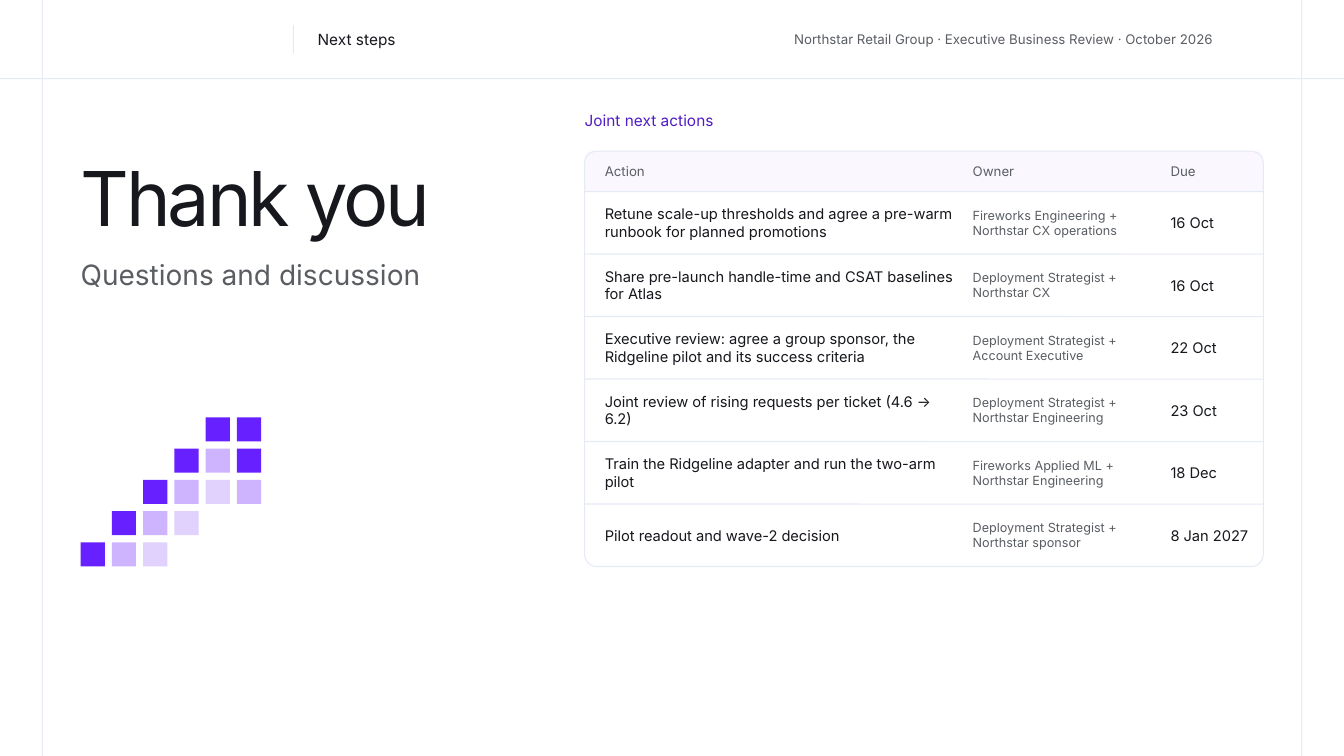
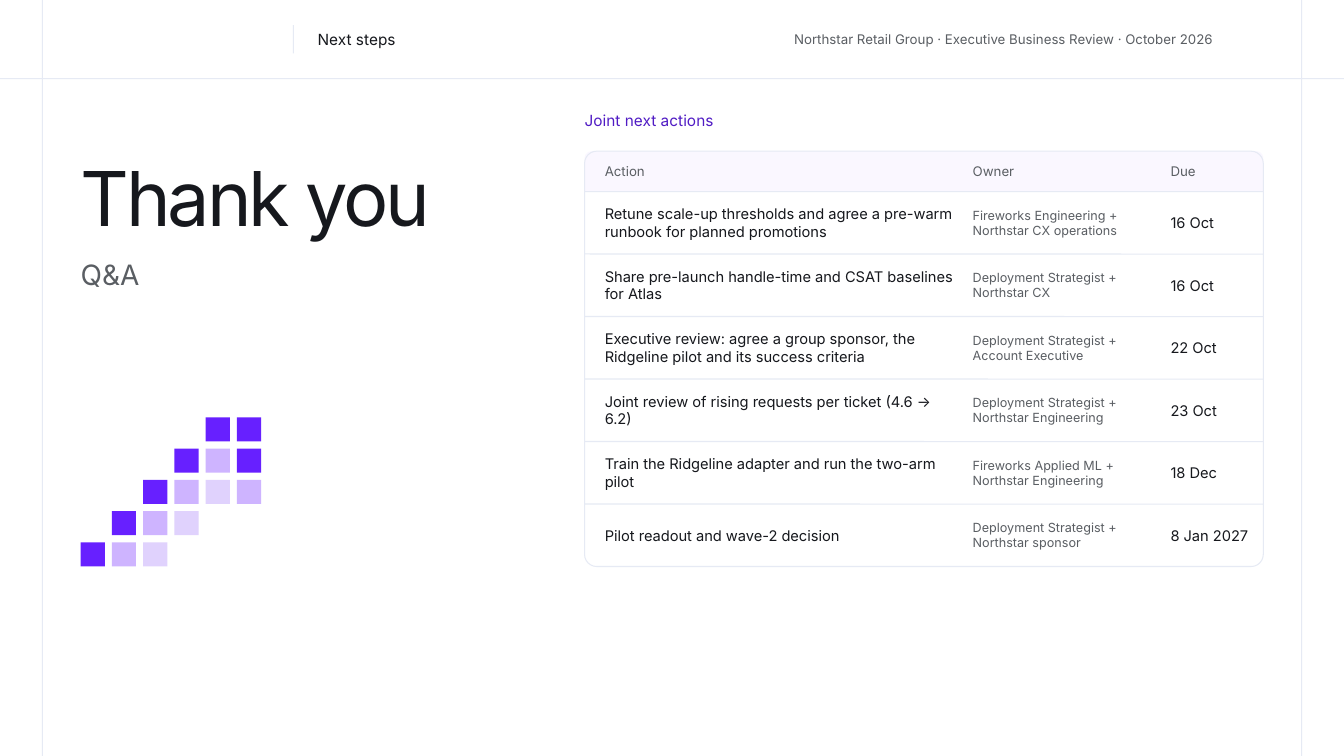
Before and after one commit to abbzonline/northstar-dashboards, a slide deck: slide 9 of ebr/Northstar_EBR_Oct2026.pptx (slide 10 before the commit). Drawn at 1344x756 pixels with LibreOffice and Linux fonts; fonts in the diff are those of the drawing; background and template pictures are left out. Boxes give left, top, right and bottom in pixels: in the first picture for what was removed or moved away, otherwise in the second. Text is boxed around its words. In the diff, an @@ line names an element or a change of style, - is before the commit and + after.

```diff
--- a/ebr/Northstar_EBR_Oct2026.pptx
+++ b/ebr/Northstar_EBR_Oct2026.pptx
@@ text at (81,264,140,287): text changed @@
-Questions and discussion
+Q&A
```
Also in this commit, not shown: 4 other slides changed, 1 slide removed, 4 other files.
